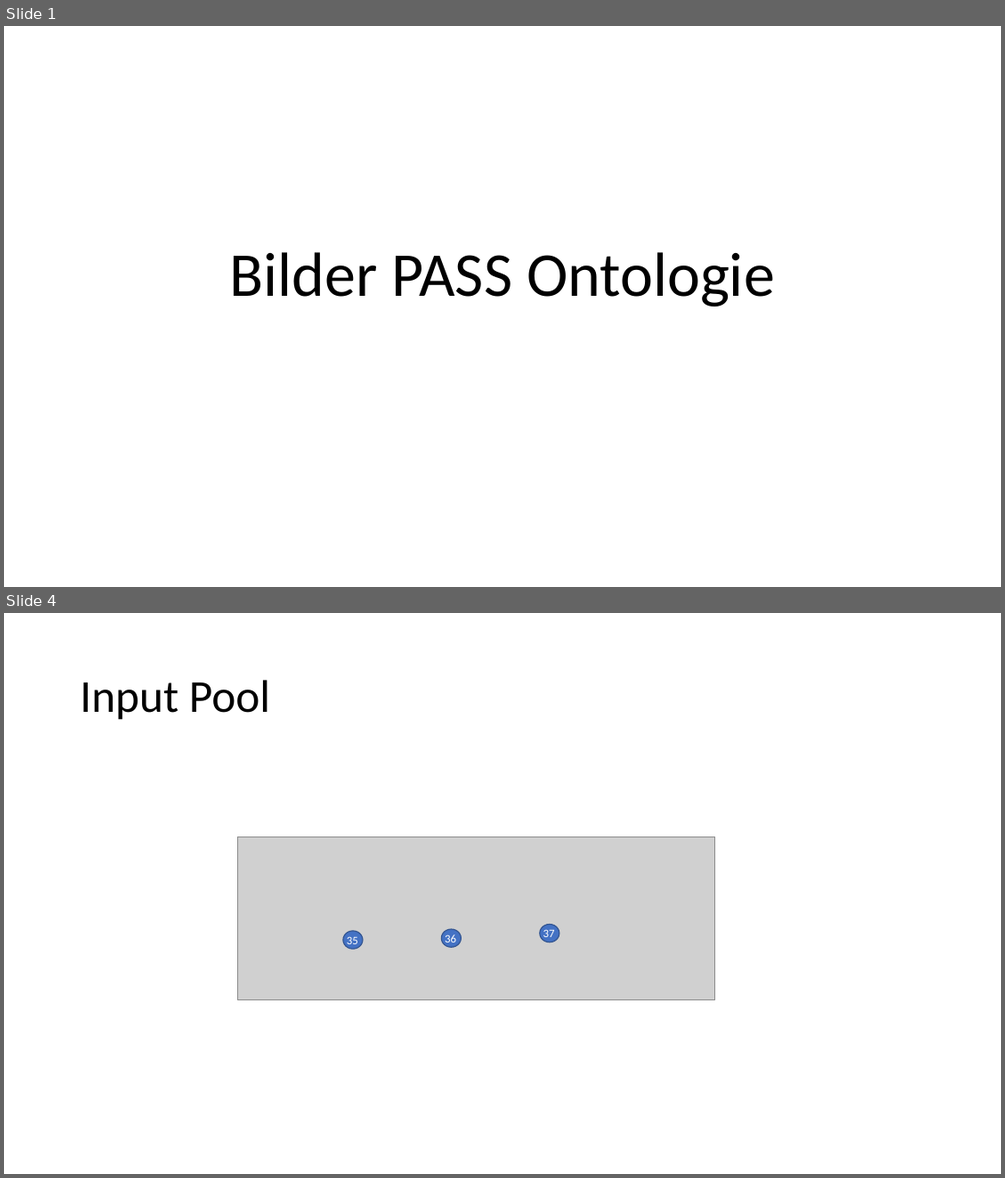
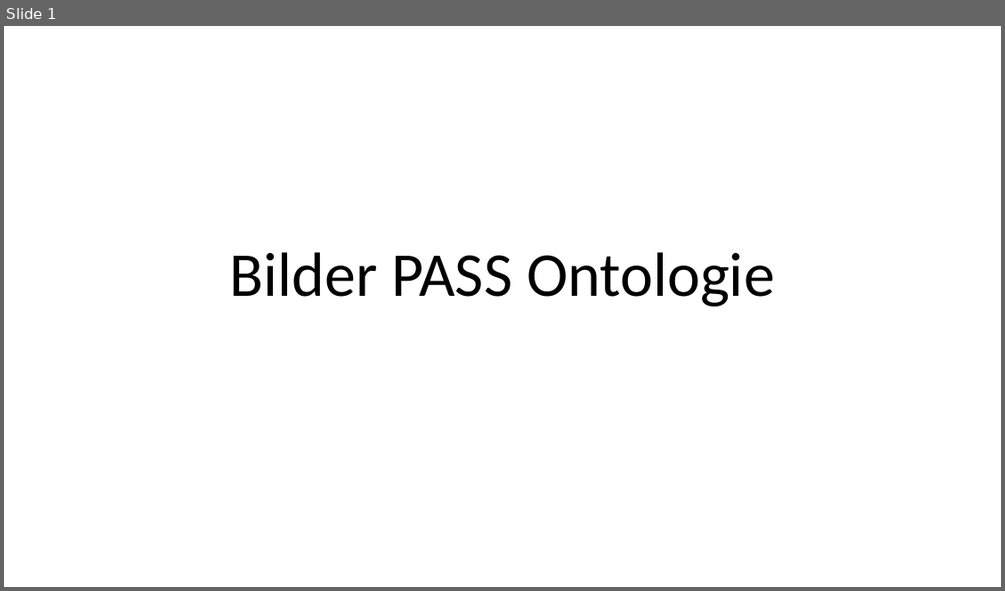
Before and after one commit to I2PM/Standard-Documents-for-Subject-Orientation, a slide deck: PASS-STandardisierungsdokument/20181026-Ontologie-Bilder/20181206 Bilder PASS Ontologie.pptx. Shown one above the other, each under a label of ours: slides 1 and 4 before the commit, slide 1 after it; the slides between them are not shown. The pictures are 1005x1178 and 1005x591 pixels, drawn with LibreOffice and Linux fonts; fonts in the diff are those of the drawing; grey boxes stand for pictures. Boxes give left, top, right and bottom in pixels: in the first picture for what was removed or moved away, otherwise in the second. Text is boxed around its words. In the diff, an @@ line names an element or a change of style, - is before the commit and + after.

```diff
--- a/PASS-STandardisierungsdokument/20181026-Ontologie-Bilder/20181206 Bilder PASS Ontologie.pptx
+++ b/PASS-STandardisierungsdokument/20181026-Ontologie-Bilder/20181206 Bilder PASS Ontologie.pptx
@@ slide 4 removed at (4,613,1001,1174), background #FFFFFF @@
@@ title removed at (80,680,270,720) @@
-Input Pool
@@ picture removed at (237,836,715,999) @@
@@ ellipse removed at (343,931,362,949) @@
@@ ellipse removed at (442,929,461,948) @@
@@ ellipse removed at (540,925,558,942) @@
@@ text removed at (543,929,555,941) @@
-37
@@ text removed at (347,936,358,948) @@
-35
@@ text removed at (445,934,456,946) @@
-36
```
Also in this commit, not shown: 11 slides added, 6 other slides removed, 11 other files.
